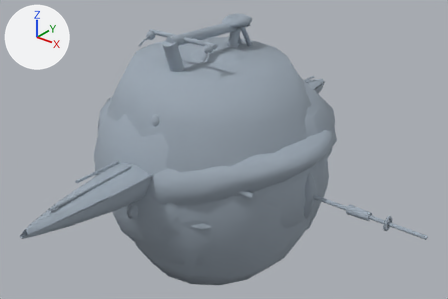
Two versions of the glTF model static/replay-assets/rowplay-rigs-v3.glb, one commit apart.
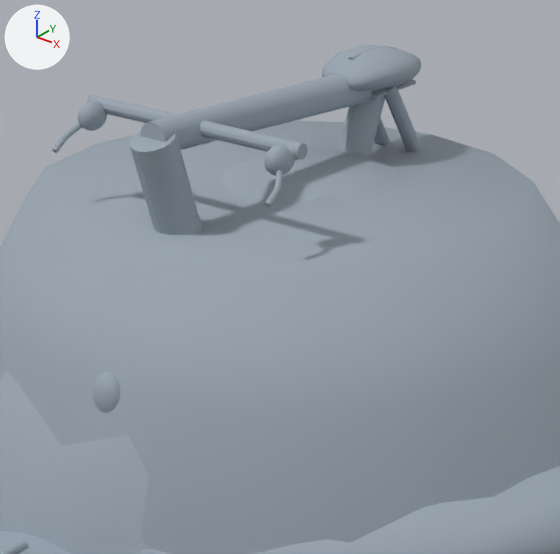
The first picture shows the older version from a 50 mm lens placed at (3.41, -4.06, 2.67), pointed at (0.25, -0.11, 0.22). The close-ups show the older and then the newer version on the part from 27% to 66% of the width and 0% to 57% of the height of that picture. Only the edits that show in the close-ups are written down. The axes (+X, +Y, +Z) are drawn at upper left. The lights are the same throughout. Where no turn or scale is listed for an object, it has been applied to the vertices. Vertices at exactly the same position are counted once.

Names of what the first close-up shows: 'athlete:hair', 'athlete:pelvis', 'athlete:shoulder', 'athlete:torso', 'equipment:bike:frame-assembly:brake-calipers', 'equipment:bike:frame-assembly:brake-hoods', 'equipment:bike:frame-assembly:cockpit', 'equipment:bike:frame-assembly:fork-crown', 'equipment:bike:frame-assembly:main-triangle', 'equipment:bike:frame-assembly:saddle', 'equipment:bike:frame-assembly:stays-and-fork', 'equipment:row:boat-assembly:bow-deck' and 3 more.
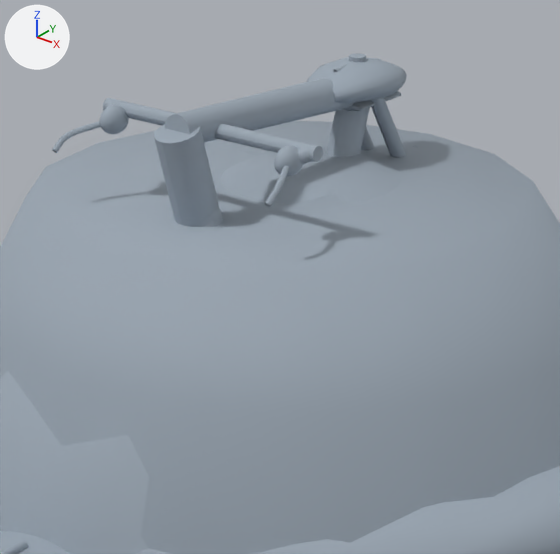
Changed parts and their boxes [x1, y1, x2, y2] in the close-ups (560 x 554 px; the box of a moved part takes in the faces that stretch with it):
'equipment:bike:frame-assembly:main-triangle', reshaped (16% narrower, 7% shorter): before [129, 75, 385, 235]; after [154, 78, 370, 227]
'equipment:bike:frame-assembly:saddle', moved: before [322, 45, 421, 99]; after [307, 57, 406, 111]
'equipment:bike:frame-assembly:cockpit', reshaped: before [87, 95, 308, 160]; after [103, 98, 323, 162]
'equipment:bike:frame-assembly:brake-hoods', reshaped: before [77, 97, 297, 176]; after [99, 100, 313, 177]
'equipment:bike:frame-assembly:stays-and-fork', reshaped (mostly hidden): before [152, 86, 422, 235]; after [173, 97, 407, 227]
'equipment:bike:frame-assembly:fork-crown', moved (mostly hidden): before [179, 214, 202, 235]; after [200, 207, 223, 227]
part 2 of me_mesh_51, moved or reshaped (mostly hidden): before [374, 117, 390, 144]; after [361, 127, 374, 150]
part 3 of me_mesh_51, moved or reshaped: before [384, 86, 422, 152]; after [370, 97, 407, 157]
part 4 of me_mesh_51, moved or reshaped (mostly hidden): before [183, 229, 199, 235]; after [204, 221, 219, 227]
part 5 of me_mesh_52, moved or reshaped (not visible afterwards): before [147, 131, 158, 140]
part 6 of me_mesh_52, moved or reshaped: before [87, 95, 308, 160]; after [103, 101, 323, 162]
part 7 of me_mesh_53, moved or reshaped: before [77, 101, 107, 131]; after [99, 105, 129, 134]
part 8 of me_mesh_53, moved or reshaped: before [287, 142, 297, 161]; after [298, 144, 313, 165]
part 9 of me_mesh_53, moved or reshaped: before [264, 144, 294, 176]; after [274, 145, 303, 177]

The edits, one by one:
me_mesh_50 is used by ob_equipment_bike_frame_assembly_main_triangle; location (0.0, 0.0, 0.0).
me_mesh_50 had 210 vertices, 384 faces and spanned x -0.06..0.06, y -0.557..0.442, z 0.414..1.293.
me_mesh_50 now has 209 vertices, 384 faces and spans x -0.06..0.06, y -0.468..0.373, z 0.418..1.293.
me_mesh_50 part 1: 204 vertices removed from x -0.06..0.06, y -0.557..0.442, z 0.414..1.293; 203 vertices added at x -0.06..0.06, y -0.468..0.373, z 0.418..1.293.
me_mesh_51 is used by ob_equipment_bike_frame_assembly_stays_and_fork; location (0.0, 0.0, 0.0).
me_mesh_51 had 240 vertices, 456 faces and spanned x -0.09..0.09, y -0.87..0.87, z 0.42..1.22.
me_mesh_51 now has 240 vertices, 456 faces and spans x -0.09..0.09, y -0.78..0.78, z 0.42..1.22.
me_mesh_51 part 2: the loose piece of 38 vertices spanning x -0.09..-0.03, y 0.38..0.87, z 0.44..1.22 is moved by (0.0, -0.08, 0.0).
me_mesh_51 part 3: the loose piece of 38 vertices spanning x 0.03..0.09, y 0.38..0.87, z 0.44..1.22 is moved by (0.0, -0.08, 0.0).
me_mesh_51 part 4: the loose piece of 44 vertices spanning x 0.01..0.07, y -0.87..-0.4, z 0.43..1.02 is moved by (0.0, 0.08, 0.0).
Other edits to the shape of me_mesh_51 do not show in these pictures.
me_mesh_52 is used by ob_equipment_bike_frame_assembly_cockpit; location (0.0, 0.0, 0.0).
me_mesh_52 had 168 vertices, 312 faces and spanned x -0.36..0.36, y -0.5..-0.33, z 1.215..1.27.
me_mesh_52 now has 168 vertices, 312 faces and spans x -0.36..0.36, y -0.413..-0.27, z 1.195..1.27.
me_mesh_52 part 5: the loose piece of 41 vertices spanning x -0.02..0.02, y -0.5..-0.35, z 1.23..1.27 is multiplied about its middle by the matrix ((1.0, 0.0, 0.0), (0.0, 0.8, 0.164), (0.0, -0.133, 0.986)), then moved by (0.0, 0.075, -0.01).
me_mesh_52 part 6: the loose piece of 51 vertices spanning x -0.36..0.36, y -0.37..-0.33, z 1.23..1.27 is moved by (0.0, 0.06, -0.02).
Other edits to the shape of me_mesh_52 do not show in these pictures.
me_mesh_53 is used by ob_equipment_bike_frame_assembly_brake_hoods; location (0.0, 0.0, 0.0).
me_mesh_53 had 488 vertices, 960 faces and spanned x -0.36..0.36, y -0.434..-0.337, z 1.192..1.27.
me_mesh_53 now has 488 vertices, 960 faces and spans x -0.356..0.356, y -0.374..-0.274, z 1.172..1.251.
me_mesh_53 part 7: the loose piece of 200 vertices spanning x -0.352..-0.288, y -0.434..-0.346, z 1.192..1.268 is moved by (0.02, 0.06, -0.02).
me_mesh_53 part 8: the loose piece of 44 vertices spanning x 0.304..0.36, y -0.4..-0.337, z 1.214..1.27 is multiplied about its middle by the matrix ((0.948, 0.563, -0.075), (-0.333, 1.0, 0.333), (0.27, -0.127, 0.983)), then moved by (-0.01, 0.06, -0.02).
me_mesh_53 part 9: the loose piece of 200 vertices spanning x 0.288..0.352, y -0.434..-0.346, z 1.192..1.268 is moved by (-0.02, 0.06, -0.02).
Other edits to the shape of me_mesh_53 do not show in these pictures.
me_mesh_57 is used by ob_equipment_bike_frame_assembly_saddle; location (0.0, 0.0, 0.0).
me_mesh_57 had 212 vertices, 400 faces and spanned x -0.118..0.118, y 0.24..0.56, z 1.181..1.31.
me_mesh_57 now has 212 vertices, 400 faces and spans x -0.118..0.118, y 0.17..0.49, z 1.161..1.29.
me_mesh_57 part 10: the whole mesh is moved by (0.0, -0.07, -0.02).
me_mesh_59 is used by ob_equipment_bike_frame_assembly_fork_crown; location (0.0, 0.0, 0.0).
me_mesh_59 had 155 vertices, 288 faces and spanned x -0.07..0.07, y -0.475..-0.365, z 0.93..1.07.
me_mesh_59 now has 155 vertices, 288 faces and spans x -0.07..0.07, y -0.395..-0.285, z 0.93..1.07.
me_mesh_59 part 11: the whole mesh is moved by (0.0, 0.08, 0.0).
